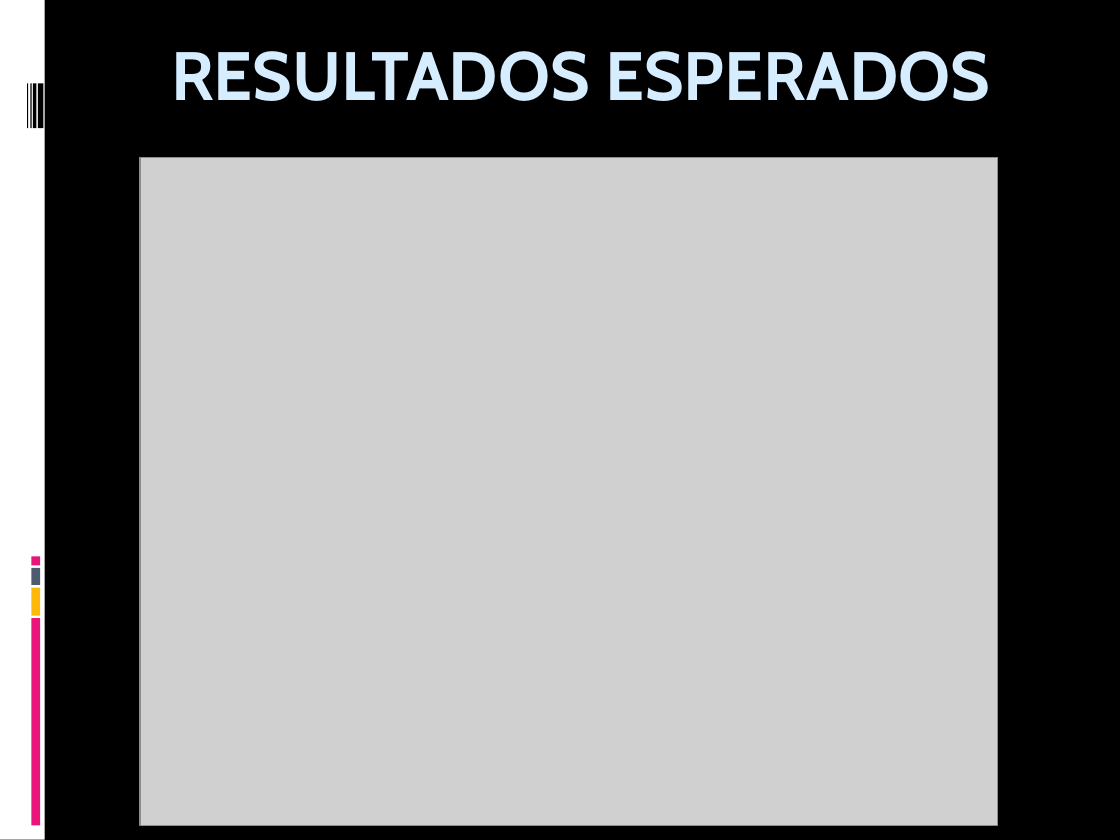
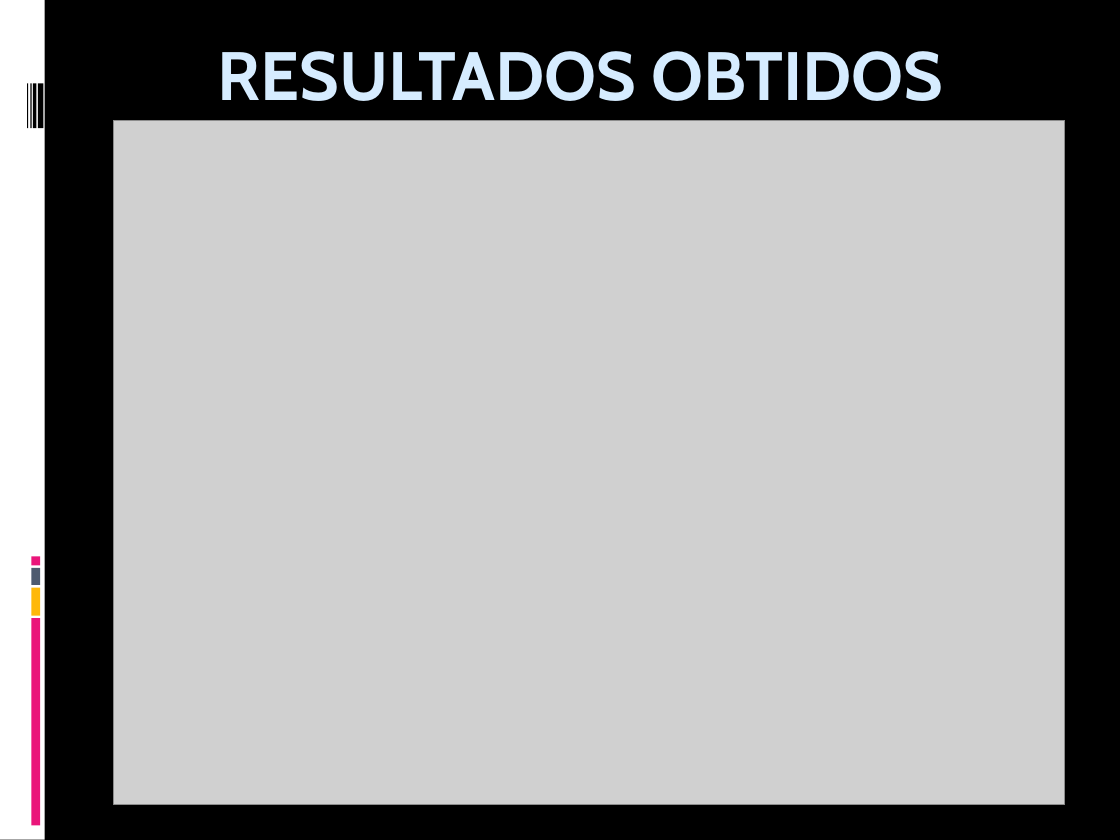
Before and after one commit to fabriciols/m-fit, a slide deck: slide 11 of DOCS/Apresentação/Apresentação_Final.pptx. Drawn at 1120x840 pixels with LibreOffice and Linux fonts; fonts in the diff are those of the drawing; grey boxes stand for pictures; background and template pictures are left out. Boxes give left, top, right and bottom in pixels: in the first picture for what was removed or moved away, otherwise in the second. Text is boxed around its words. In the diff, an @@ line names an element or a change of style, - is before the commit and + after.

```diff
--- a/DOCS/Apresentação/Apresentação_Final.pptx
+++ b/DOCS/Apresentação/Apresentação_Final.pptx
@@ text at [218,51,944,101]: text changed @@
-RESULTADOS ESPERADOS
+RESULTADOS OBTIDOS
@@ picture: place and size @@
-picture at [140,158,998,827]
+picture at [114,120,1065,804]
```
Also in this commit, not shown: 3 other slides changed, 2 slides added, 1 slide removed.
